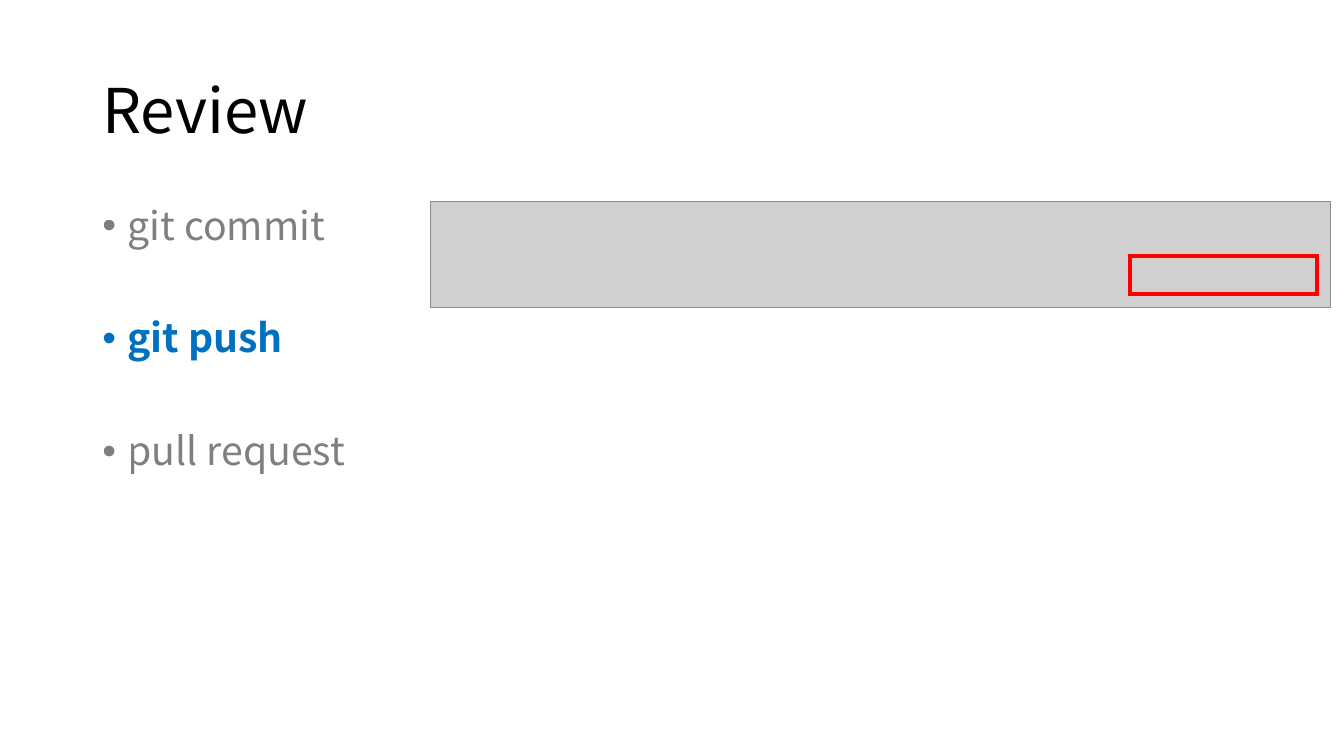
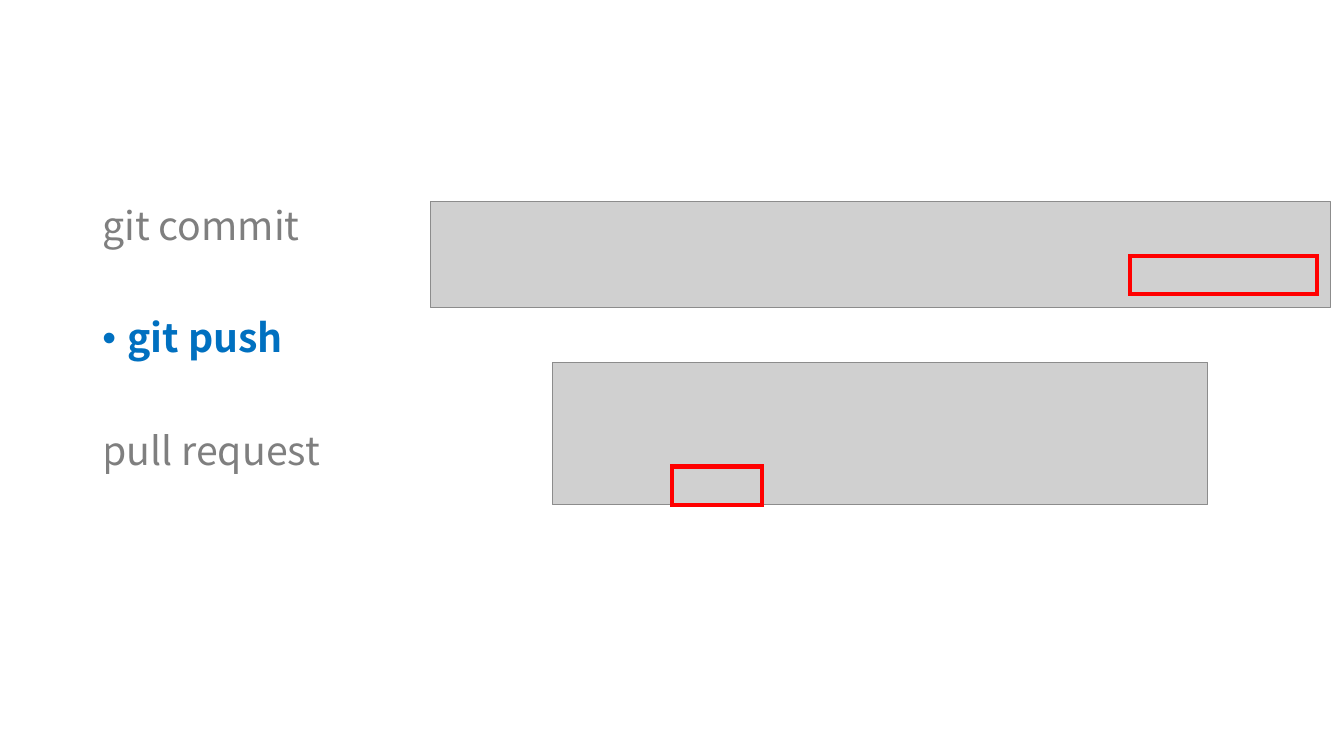
Before and after one commit to tjdghks994/ai-security, a slide deck: slide 4 of 4th week/4th.pptx. Drawn at 1344x756 pixels with LibreOffice and Linux fonts; fonts in the diff are those of the drawing; grey boxes stand for pictures. Boxes give left, top, right and bottom in pixels: in the first picture for what was removed or moved away, otherwise in the second. Text is boxed around its words. In the diff, an @@ line names an element or a change of style, - is before the commit and + after.

```diff
--- a/4th week/4th.pptx
+++ b/4th week/4th.pptx
@@ title removed at bbox=[102, 85, 308, 134] @@
-Review
@@ text at bbox=[102, 209, 319, 474]: bullet • to none @@
@@ picture added at bbox=[553, 363, 1209, 505] @@
@@ rectangle added at bbox=[673, 467, 763, 505], outline #FF0000 3 pt @@
```
Also in this commit, not shown: 3 other slides changed, 12 slides added, 1 other file.
